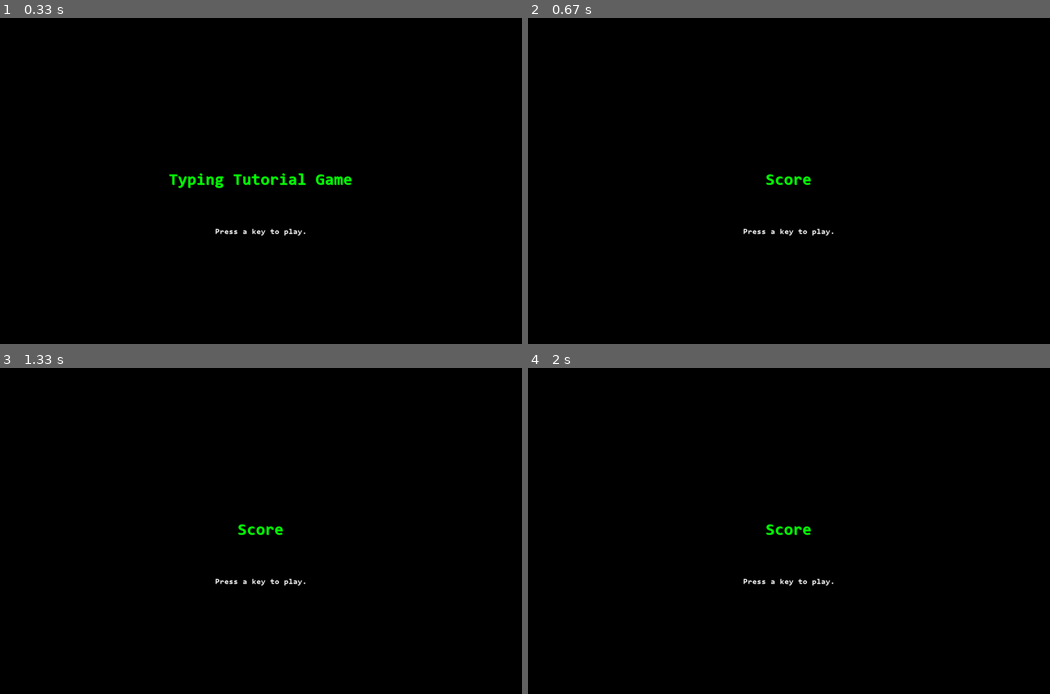
Above: before the commit, frames 1-4 (two rows, left to right).
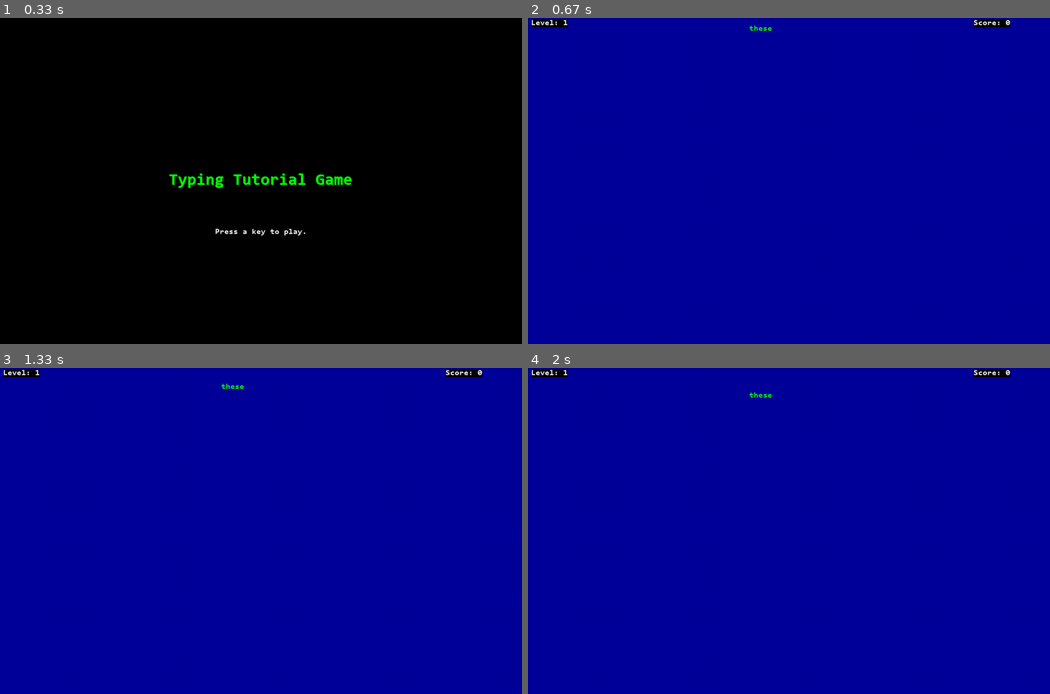
Above: after the commit, the same moments.

Repository: arynchoong/TypingTutorGame
Game: pygame game, started from python/src/game.py
Same seed, same stepped clock (60 frames per second), same inputs: the game is played once before the commit and once after it.
Inputs:
- Up to frame 1 (0.33 s): no input
- Up to frame 2 (0.67 s): tap Space at 0.33 s
- Up to frame 3 (1.33 s): tap Enter at 0.67 s
- Up to frame 4 (2 s): no input

Frame 1 is identical in both runs. In frame 2, 100% of the frame differs, in the area x 0-100%, y 0-100%; in frame 3, 100%; in frame 4, 100%.

Commit message:
Draw words on screen.

Diff:
--- a/python/src/game.py
+++ b/python/src/game.py
@@ -9,7 +9,8 @@
 import pygame, sys
 from pygame.locals import *
 import math
-import words
+import random
+from words import *
 
 #               R    G    B
 WHITE       = (255, 255, 255)
@@ -36,8 +37,10 @@
         self.size = self.width, self.height = 1024, 640
         self.fps = 25
         self.fpsclock = pygame.time.Clock()
+        self.add_timeout = 2000 # start with 2 seconds
         self.levels = 30 # number of levels in the game
-        self.wordlist, self.levelwordcount = self.init_words()
+        self.wordlist = self.init_words()
+        self.levelwordcount = 100
         self.levelwords = None
         self.font = None
         self.bigfont = None
@@ -47,7 +50,7 @@
         self.score = 0
         self.high_score = 0
         self.falling = None # active gameplay words
-        self.cityline = None # cityline sprite objects
+        self.cityline = [1]* int((self.width - MARGINX*2)/2)
 
     def on_init(self):
         pygame.init()
@@ -70,12 +73,10 @@
                 self.state = PLAYING
 
     def on_loop(self):
-        if self.keyhit == None:
-            return
-        # start game
-        score = self.run_game()
-        self.keyhit = None
-        return score
+        if (self.state == PLAYING):
+            # start game
+            self.run_game()
+        return
 
     def on_render(self, score=0):
         # start screen / score screen
@@ -125,14 +126,17 @@
         with open(RESFOLDER + "brown.txt", "r", newline='') as file:
             words_list = [line.strip() for line in file.readlines()]
         size = len(words_list)
-        blocksize = math.ceil(size/self.levels)
-        multiplier = 10**(len(str(blocksize)) -1)
-        levelwordcount = math.floor(blocksize/multiplier)*multiplier
-        return words_list, levelwordcount
+        #blocksize = math.ceil(size/self.levels)
+        #multiplier = 10**(len(str(blocksize)) -1)
+        #levelwordcount = math.floor(blocksize/multiplier)*multiplier
+        return words_list
 
     def set_level_words(self, level):
-        words = self.wordlist[(self.levelwordcount * level):]
-        self.levelwords = random.sample(words,k=20+(10*level))
+        if(20+(10*level) >= len(self.wordlist)):
+            self.levelwords = self.wordlist.copy()
+        else:
+            words = self.wordlist[:(self.levelwordcount * level)]
+            self.levelwords = random.sample(words,k=20+(10*level))
         return
 
     def text_objs(self, text, font, color):
@@ -143,28 +147,88 @@
         self.level = 1
         self.score = 0
         while(self.state != GAMEOVER):
-            self.set_level_words(level)
+            self.set_level_words(self.level)
             self.words = Words(self.levelwords)
             self.cityline = None # cityline sprite objects
+            self.keyhit = None
             while (self.state == PLAYING):
+                for event in pygame.event.get():
+                    self.game_event(event)
+                    self.check_keyhit()
                 self.game_loop()
                 self.game_render()
+                self.fpsclock.tick(self.fps)
             self.state = GAMEOVER
         return
 
     def game_loop(self):
-        if (self.words):
-            # game play
-            pass
-        else:
+        self.words.move()
+        if self.words.isEmpty():
             self.level += 1
             self.state = SCORE
+        elif not self.words.game_words:
+            self.words.add_word()
+            self.last_add = pygame.time.get_ticks()
+        else:
+            if ((pygame.time.get_ticks() - self.last_add)
+                  > self.add_timeout):
+                self.words.add_word()
+                self.last_add = pygame.time.get_ticks()
 
     def game_render(self):
-        pass
-
-    def game_render_words(text):
-        pass
+        self._display_surf.fill(BLUE)
+        self.draw_status()
+
+        # RENDER WORDS
+        del_list = []
+        for word in self.words.game_words:
+            if word.y >= BOUNDY:
+                del_list.append(word)
+            else:
+                wordSurf, wordRect = self.text_objs(word.text, self.font,
+                                                    GREEN)
+                wordRect.topleft = (word.x, word.y)
+                self._display_surf.blit(wordSurf, wordRect)
+        if self.words.game_words and (self.words.game_words[0].y > BOUNDY):
+            self.words.game_words.pop(0)
+
+        # remove cityline for del_list
+
+        # RENDER CITYLINE
+        pygame.display.flip()
+        return
+
+    def draw_status(self):
+        # draw the score text
+        scoreSurf = self.font.render('Score: %s' % self.score, True,
+                                     WHITE, BLACK)
+        scoreRect = scoreSurf.get_rect()
+        scoreRect.topleft = (self.width -150, 2)
+        self._display_surf.blit(scoreSurf, scoreRect)
+
+        # draw the level text
+        levelSurf = self.font.render('Level: %s' % self.level, True,
+                                     WHITE, BLACK)
+        levelRect = levelSurf.get_rect()
+        levelRect.topleft = (MARGINX, 2)
+        self._display_surf.blit(levelSurf, levelRect)
+        return
+
+    def game_event(self, event):
+        if event.type == QUIT:
+            self._running = False
+        elif event.type == KEYDOWN:
+            if event.key >= K_HASH and event.key <= K_z:
+                self.keyhit = event.key
+        elif event.type == KEYUP:
+            if event.key == K_ESCAPE:
+                self.state = GAMEOVER
+
+    def check_keyhit(self):
+        if not self.keyhit:
+            return
+        print(self.keyhit)
+        return
 
 
 if __name__ == "__main__":
--- a/python/src/words.py
+++ b/python/src/words.py
@@ -8,10 +8,13 @@
 """
 import random
 
+STARTY = 20
+MARGINX = 6
+BOUNDY = 600
 
 class Word:
     def __init__(self, word):
-        self.text = text
+        self.text = word
         self.len = len(self.text)
         self.x = 0
         self.y = 6
@@ -44,10 +47,6 @@
     def get_rect(self):
         return self.rect
 
-STARTY = 6
-MARGINX = 6
-BOUNDY = 600
-
 class Words:
     def __init__(self, wordlist=None, max_x=1000, font_size=16):
         if wordlist == None:
@@ -62,10 +61,10 @@
         self.game_words = []
 
     def add_word(self):
-        if wordlist.empty():
+        if not self.wordlist:
             return False
         else:
-            word = Word(wordlist.pop(0))
+            word = Word(self.wordlist.pop(0))
             # randomize start x of word
             bound_x = self.max_x - (self.font_size * word.len)
             word.set_x(random.randint(MARGINX,bound_x))
